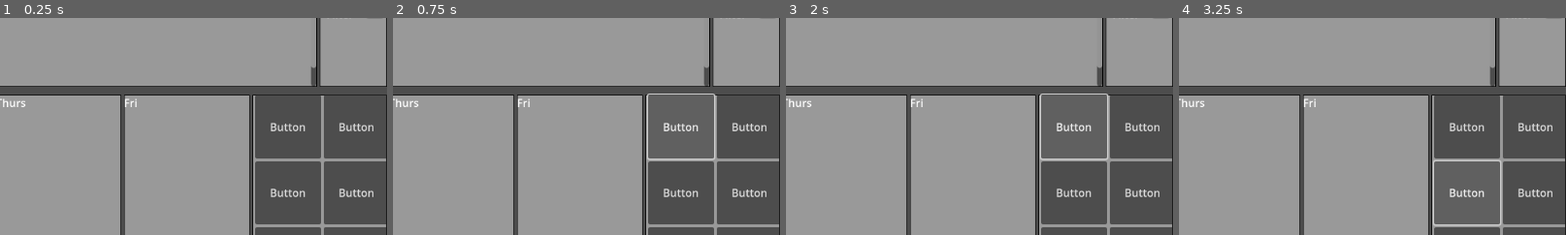
Above: before the commit, frames 1-4 (left to right).
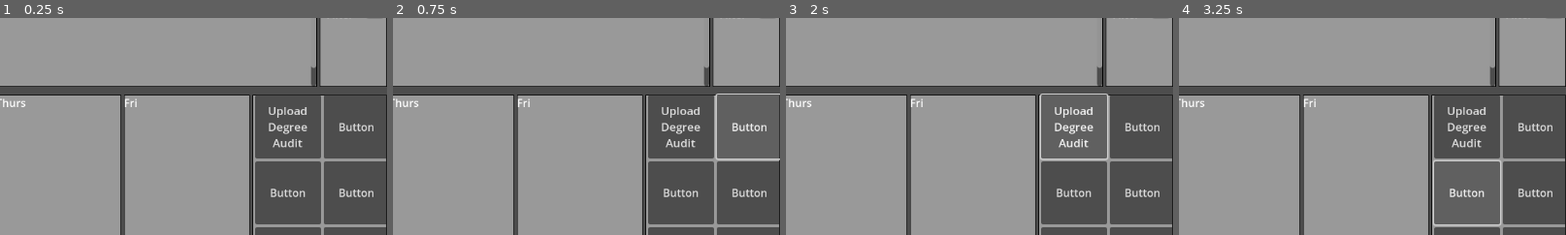
Above: after the commit, the same moments.

Repository: oligarky/BetterSchedule
Game: Godot game, scene res://CleanUI.tscn
The game is run twice, just before and just after one commit, with the same random seed, the same clock (stepped at 60 frames per second) and the same inputs.
Inputs:
- Up to frame 1 (0.25 s): no input
- Up to frame 2 (0.75 s): click "Button" at 0.5 s
- Up to frame 3 (2 s): click "Button" (after the commit: "Upload Degree Audit") at 1.25 s
- Up to frame 4 (3.25 s): click "Button" at 2 s; click "Button" at 2.75 s
The pictures show only the part of the screen within x 50-100%, y 37-87%; the shares and areas given below are measured in that part.

The runs differ from the first frame. In frame 1, 0.6% of the frame differs, in the area x 69-80%, y 41-60%; in frame 2, 1.4%, in the area x 65-100%, y 34-66%; in frame 3, 0.6%; in frame 4, 0.6%.

Commit message:
Update CleanUI.tscn

Diff:
--- a/CleanUI.tscn
+++ b/CleanUI.tscn
@@ -336,7 +336,12 @@
 layout_mode = 2
 size_flags_horizontal = 3
 size_flags_vertical = 3
-text = "Button"
+theme_override_font_sizes/font_size = 17
+text = "Upload
+Degree
+Audit
+"
+text_overrun_behavior = 3
 
 [node name="Button2" type="Button" parent="MarginContainer/VBoxContainer/VSplitContainer/HBoxContainer3/Panel/Head2"]
 layout_mode = 2
